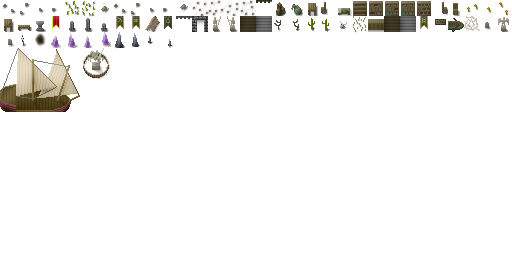
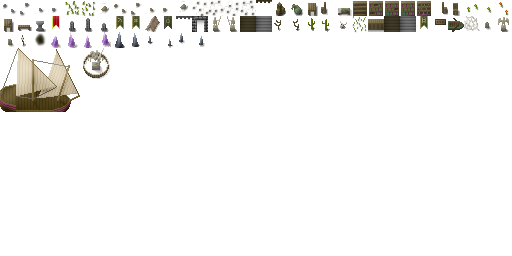
Two versions of the same layered image (512px x 256px). Layer-by-layer changes:
painted on "shade" over [179, 33, 205, 47]
